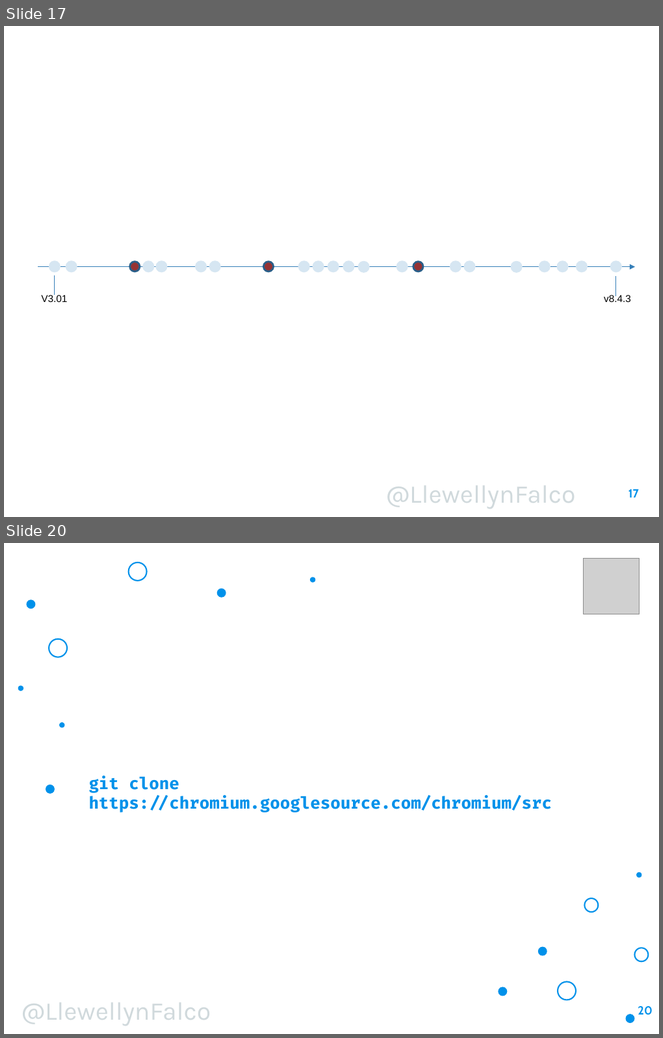
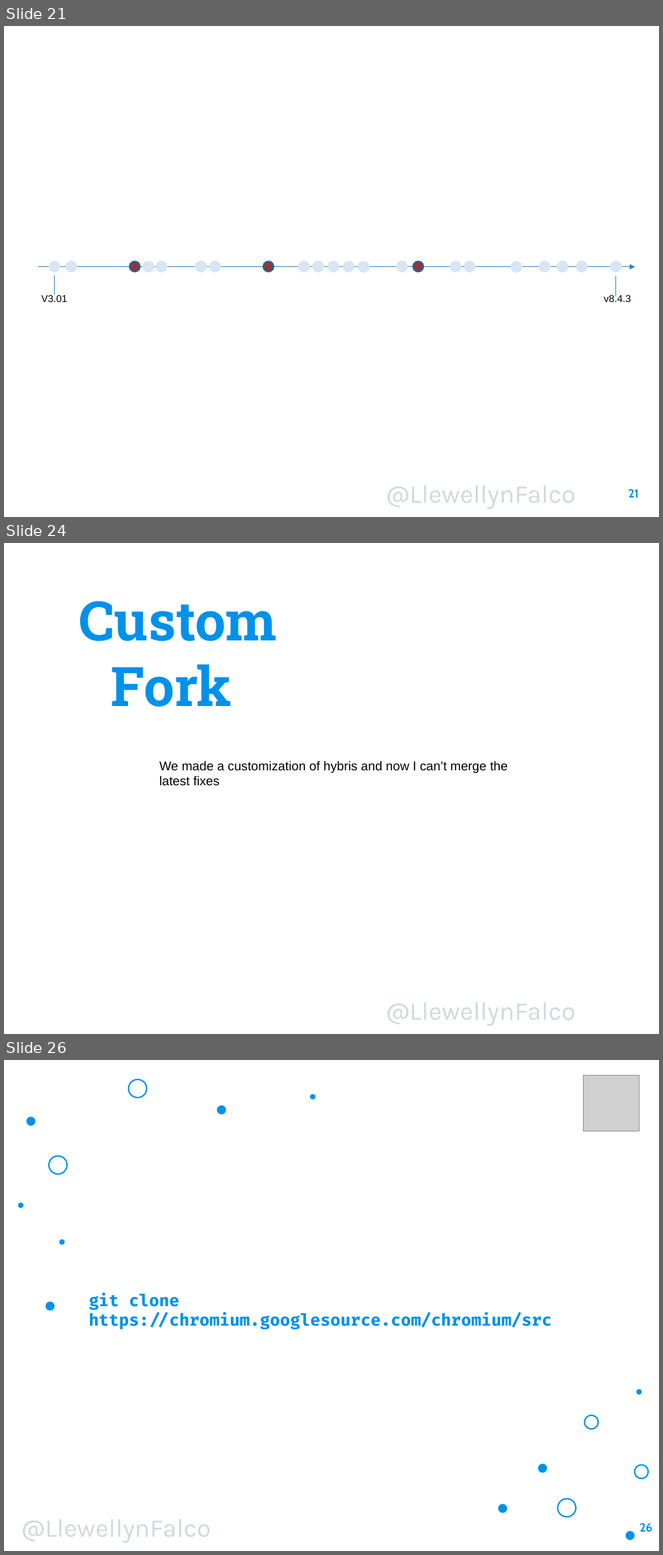
Before and after one commit to isidore/Talk-AvoidingLockIn, a slide deck: Avoiding Lock-In.pptx. Shown one above the other, each under a label of ours: slides 17 and 20 before the commit, slides 21, 24 and 26 after it; the slides between them are not shown. The pictures are 663x1038 and 663x1555 pixels, drawn with LibreOffice and Linux fonts; fonts in the diff are those of the drawing; grey boxes stand for pictures; background and template pictures are left out. Boxes give left, top, right and bottom in pixels: in the first picture for what was removed or moved away, otherwise in the second. Text is boxed around its words. In the diff, an @@ line names an element or a change of style, - is before the commit and + after.

Commit message:
finished custom fork

```diff
--- a/Avoiding Lock-In.pptx
+++ b/Avoiding Lock-In.pptx
@@ slide 24 added at [4,543,659,1034], background picture (left out); not listed: 1 template element that a slide beside it also shows @@
@@ text added at [79,601,276,707], 60 pt, text #0091EA, bold @@
+Custom
+Fork
@@ text added at [159,761,508,786], 14 pt, text #000000 @@
+We made a customization of hybris and now I can’t merge the latest fixes
@@ what was slide 17 is now slide 21 @@
@@ page number at [629,489,639,498]: text changed @@
-17
+21
@@ what was slide 20 is now slide 26 @@
@@ page number at [640,1523,653,1533]: text changed @@
-20
+26
```
Also in this commit, not shown: 5 slides changed, 7 other slides added, 1 slide removed.
